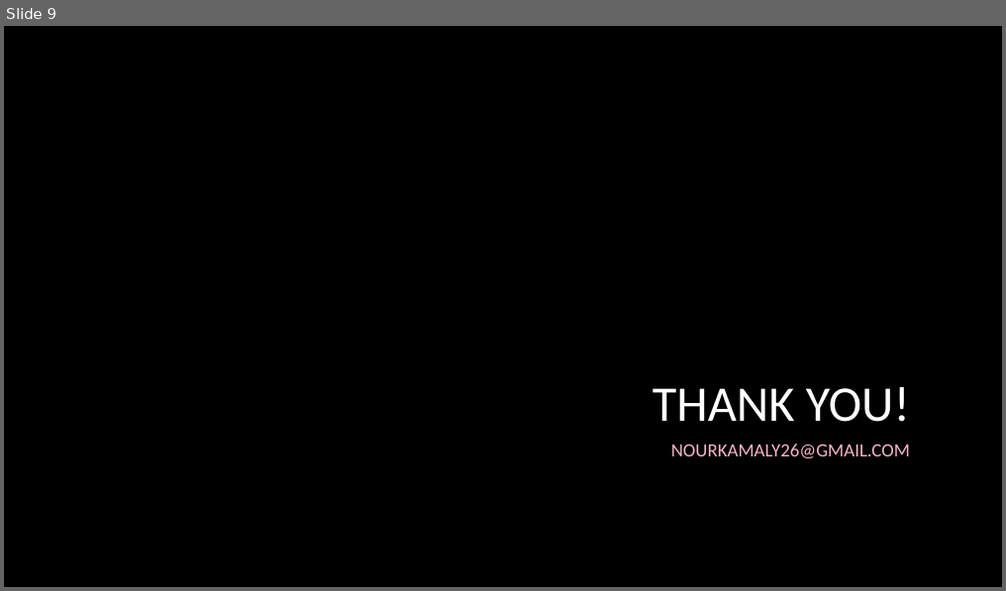
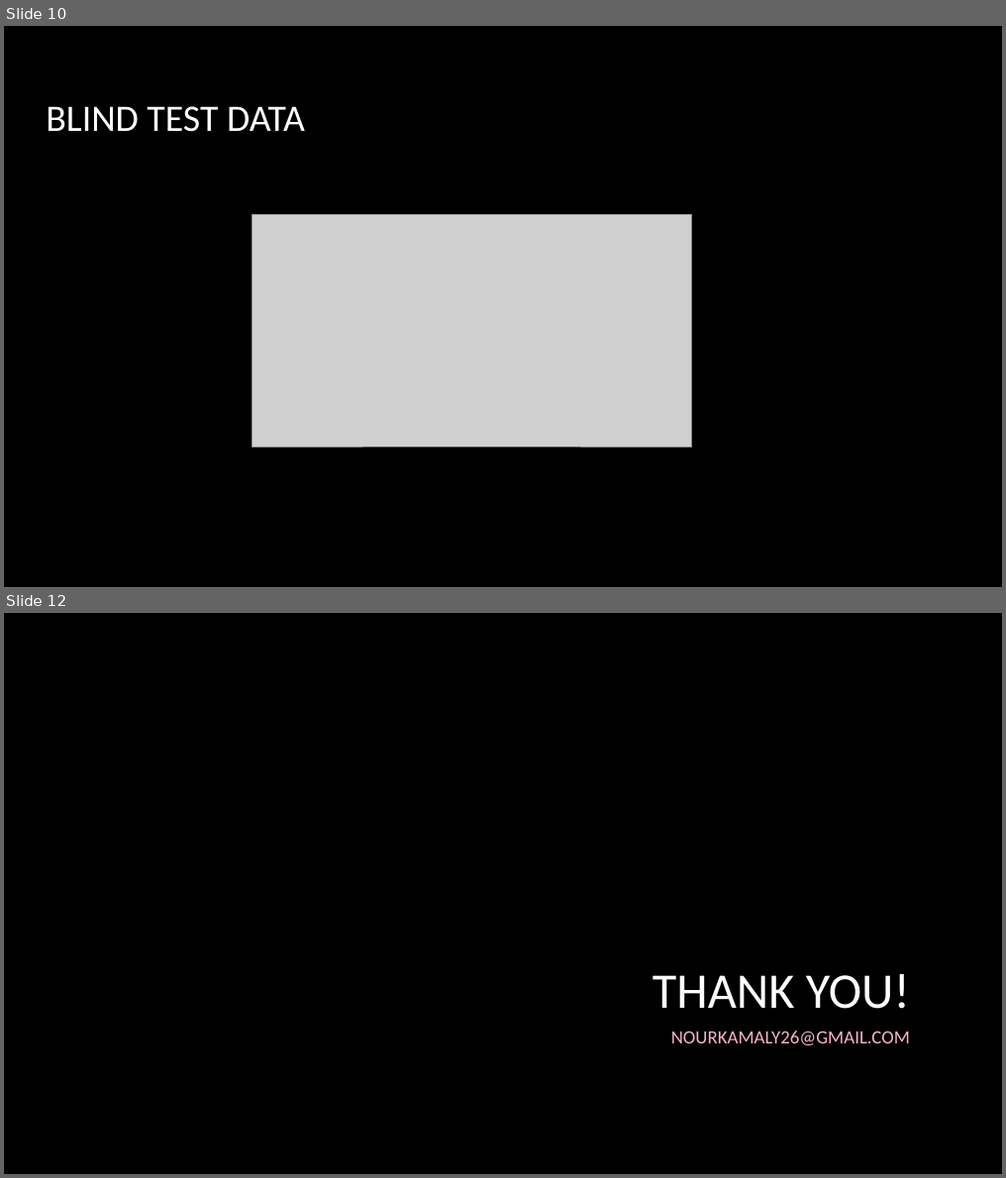
Before and after one commit to NourKamaly/TelecomCustomerChurnPrediction, a slide deck: 6. Documentation/Telecom Customer Churn Prediction.pptx. Shown one above the other, each under a label of ours: slide 9 before the commit, slides 10 and 12 after it; the slides between them are not shown. The pictures are 1006x591 and 1006x1178 pixels, drawn with LibreOffice and Linux fonts; fonts in the diff are those of the drawing; grey boxes stand for pictures; background and template pictures are left out. Boxes give left, top, right and bottom in pixels: in the first picture for what was removed or moved away, otherwise in the second. Text is boxed around its words. In the diff, an @@ line names an element or a change of style, - is before the commit and + after.

```diff
--- a/6. Documentation/Telecom Customer Churn Prediction.pptx
+++ b/6. Documentation/Telecom Customer Churn Prediction.pptx
@@ slide 10 added at <box>4,26,1002,587</box>, background picture (left out) @@
@@ title added at <box>46,106,305,132</box>, 36 pt, text #FFFFFF @@
+BLIND TEST DATA
@@ picture added at <box>252,214,691,447</box> @@
@@ what was slide 9 is now slide 12 @@
```
Also in this commit, not shown: 7 other slides added, 5 slides removed.
